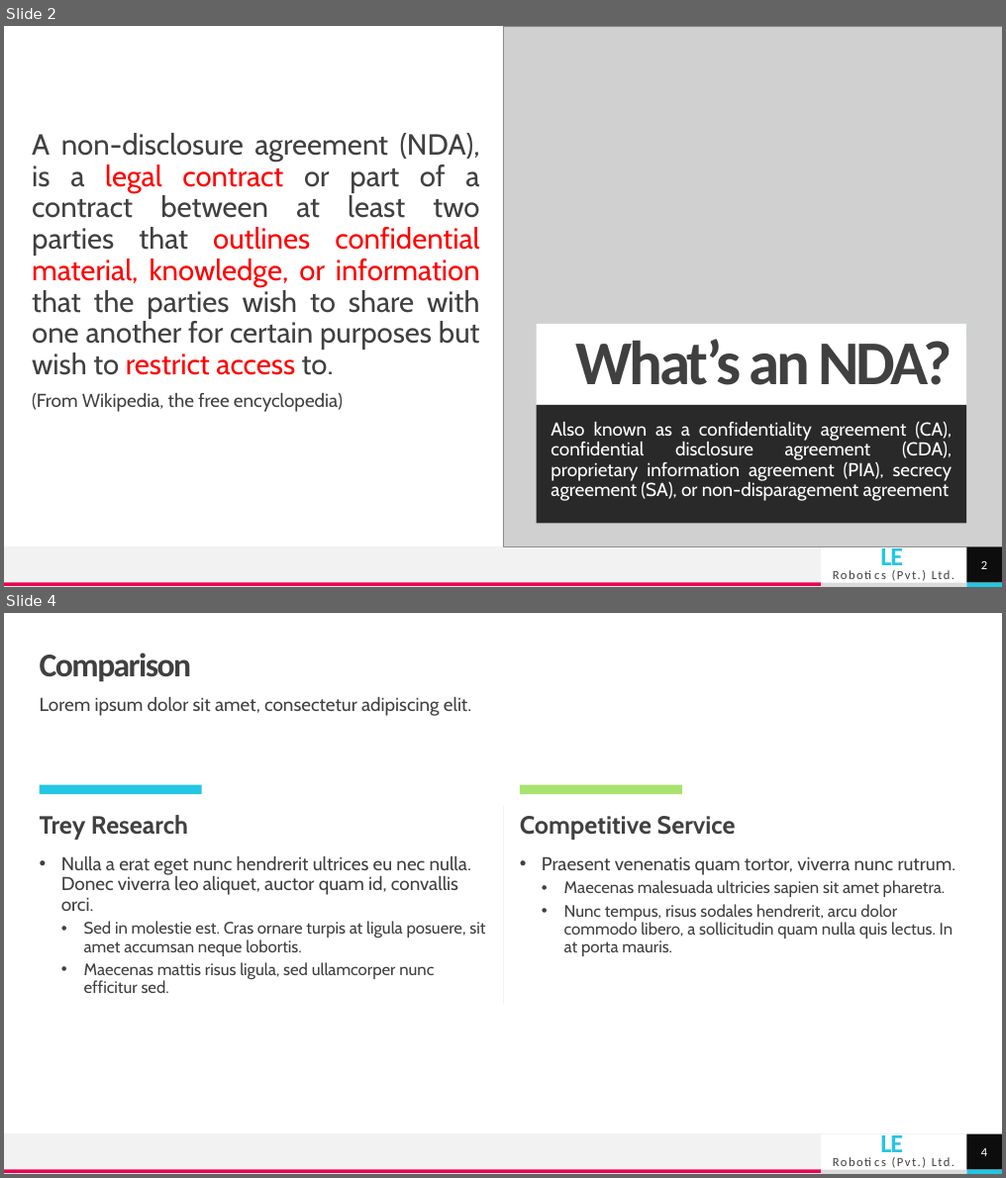
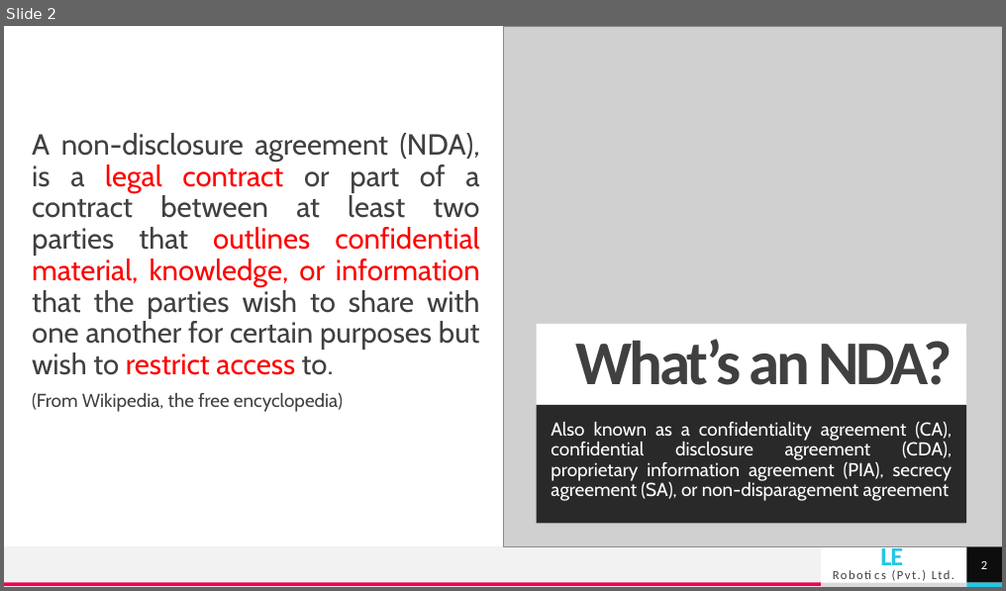
Before and after one commit to bimalka98/Industrial-Training, a slide deck: Presentations/Non-Disclosure Agreement.pptx. Shown one above the other, each under a label of ours: slides 2 and 4 before the commit, slide 2 after it; the slides between them are not shown. The pictures are 1006x1178 and 1006x591 pixels, drawn with LibreOffice and Linux fonts; fonts in the diff are those of the drawing; grey boxes stand for pictures. Boxes give left, top, right and bottom in pixels: in the first picture for what was removed or moved away, otherwise in the second. Text is boxed around its words. In the diff, an @@ line names an element or a change of style, - is before the commit and + after.

```diff
--- a/Presentations/Non-Disclosure Agreement.pptx
+++ b/Presentations/Non-Disclosure Agreement.pptx
@@ slide 4 removed at [4, 613, 1002, 1174], background #FFFFFF; not listed: 6 template elements that a slide beside it also shows @@
@@ title removed at [40, 653, 191, 682] @@
-Comparison
@@ text removed at [40, 697, 471, 716] @@
-Lorem ipsum dolor sit amet, consectetur adipiscing elit.
@@ rectangle removed at [40, 785, 202, 795] @@
@@ rectangle removed at [520, 785, 682, 795] @@
@@ text removed at [40, 815, 188, 840] @@
-Trey Research
@@ line removed from (503, 806) to (503, 1004) @@
@@ text removed at [520, 816, 736, 840] @@
-Competitive Service
@@ text removed at [61, 857, 485, 993] @@
-• Nulla a erat eget nunc hendrerit ultrices eu nec nulla. Donec viverra leo aliquet, auctor quam id, convallis orci.
-  • Sed in molestie est. Cras ornare turpis at ligula posuere, sit amet accumsan neque lobortis.
-  • Maecenas mattis risus ligula, sed ullamcorper nunc efficitur sed.
@@ text removed at [542, 857, 956, 957] @@
-• Praesent venenatis quam tortor, viverra nunc rutrum.
-  • Maecenas malesuada ultricies sapien sit amet pharetra.
-  • Nunc tempus, risus sodales hendrerit, arcu dolor commodo libero, a sollicitudin quam nulla quis lectus. In at porta mauris.
@@ page number removed at [966, 1135, 1002, 1170] @@
-4
```
Also in this commit, not shown: 1 slide changed, 2 slides added, 6 other slides removed.
